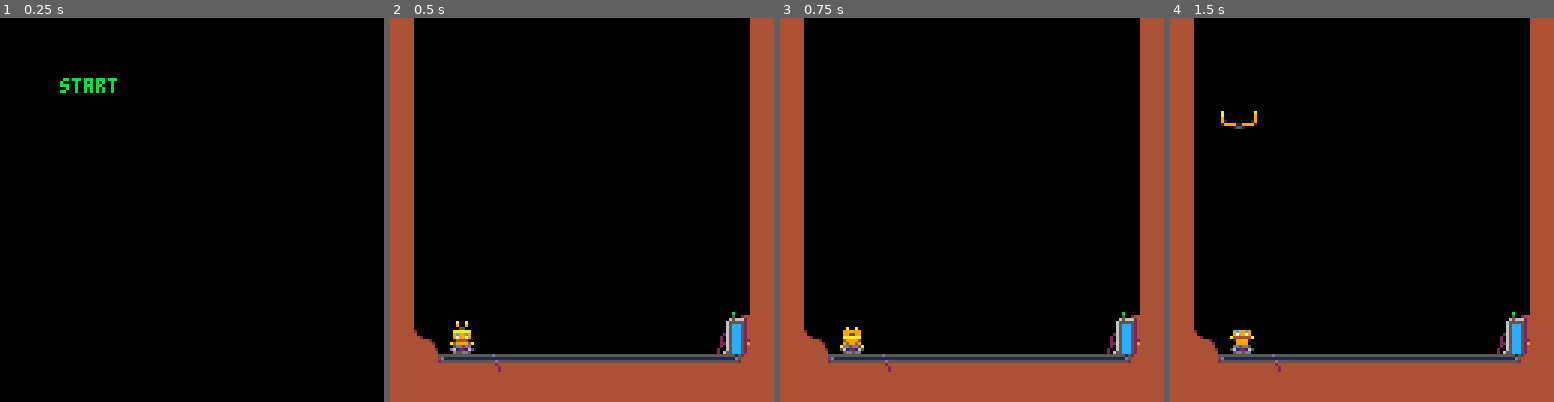
Above: before the commit, frames 1-4 (left to right).
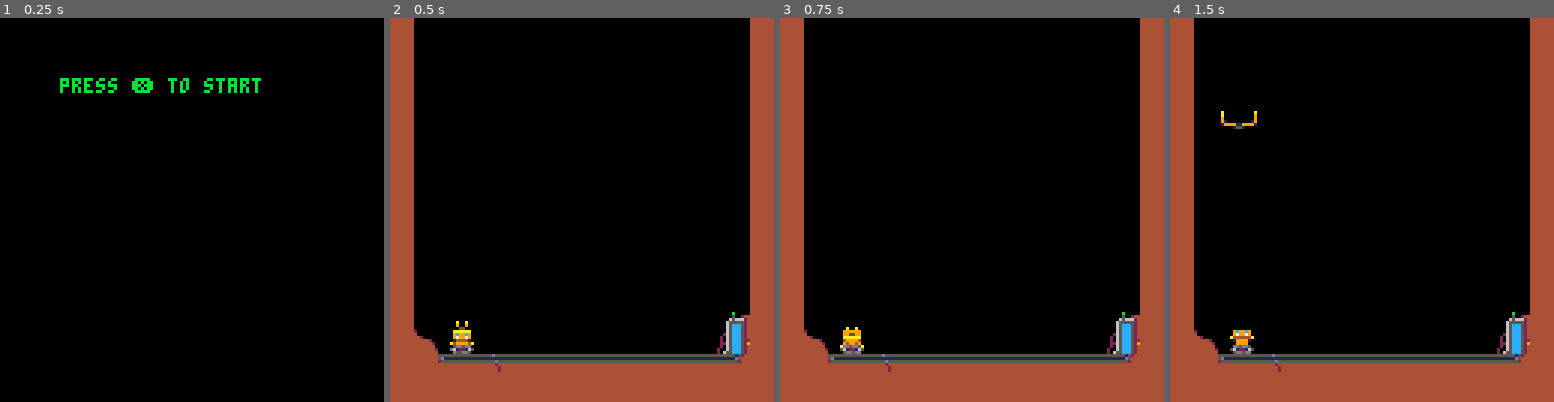
Above: after the commit, the same moments.

Repository: headjump/ld39
Game: PICO-8 cartridge crane.p8
The game is run twice, just before and just after one commit, with the same random seed, the same clock (stepped at 60 frames per second) and the same inputs.
Inputs:
- Up to frame 1 (0.25 s): no input
- Up to frame 2 (0.5 s): tap X (X key) at 0.33 s
- Up to frame 3 (0.75 s): tap O (Z key) at 0.7 s
- Up to frame 4 (1.5 s): tap X (X key) at 1.07 s

The runs differ from the first frame. In frame 1, 0.7% of the frame differs, in the area x 15-68%, y 15-20%; in frame 2, nothing differs; in frame 3, nothing differs; in frame 4, nothing differs.

Commit message:
finalize gh-pages deployment

Diff:
--- a/crane.p8
+++ b/crane.p8
@@ -18,7 +18,7 @@
   end,
   drw=function()
    cls()
-   print("start",20,20,11)
+   print("press ❎ to start",20,20,11)
   end
  }
 end
Not shown, changed: .gitignore
Not shown, added: deploy.js
Not shown, changed: package.json
Not shown, changed: yarn.lock
